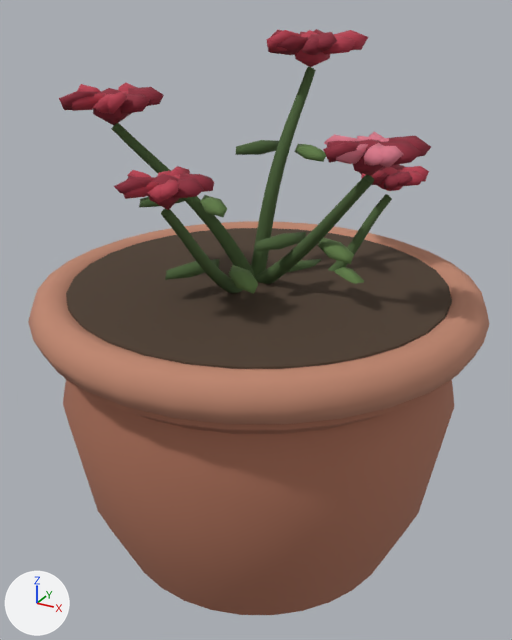
A saved change to the glTF model public/models/rose_planter.glb.
Camera for both pictures: a camera (50 mm lens) standing at (0.356, -0.653, 0.619) and looking at (-0.002, -0.004, 0.294). The lights are fixed; the arrows at lower left show +X, +Y and +Z. The picture after the commit comes second. Vertices at exactly the same position are counted once.

The older version as bpy lines, for what is in view:
```python
mat_mat_000 = principled_material('mat_000')
mat_mat_000.base_color = (0.418, 0.165, 0.102)  # brown #ad715a
mat_mat_000.roughness = 0.87
mat_mat_001 = principled_material('mat_001')
mat_mat_001.base_color = (0.521, 0.238, 0.156)  # brown #bf866e
mat_mat_001.roughness = 0.87
mat_mat_002 = principled_material('mat_002')
mat_mat_002.base_color = (0.0723, 0.0437, 0.0252)  # brown #4c3b2c
mat_mat_002.roughness = 0.95
me_planter_pot = bpy.data.meshes.new('planter_pot')
me_planter_pot.from_pydata(...)  # 2338 vertices, 4338 faces; spans x -0.249..0.249, y -0.249..0.249, z 0.0..0.6
# faces by material slot: [414, 512, 332, 1780, 100, 580, 480, 140]
me_planter_pot.materials.append(mat_mat_000)  # brown #ad715a
me_planter_pot.materials.append(mat_mat_001)  # brown #bf866e
me_planter_pot.materials.append(mat_mat_002)  # brown #4c3b2c
me_planter_pot.materials.append(mat_mat_004)  # dark green #496236
me_planter_pot.materials.append(mat_mat_003)  # green #5f7d45
me_planter_pot.materials.append(mat_mat_006)  # red #8e2739
me_planter_pot.materials.append(mat_mat_005)  # red #b83b4e
me_planter_pot.materials.append(mat_mat_007)  # pink #d9788a
ob_rose_planter = bpy.data.objects.new('rose_planter', me_planter_pot)
ob_rose_planter.location = (0.0, 0.0, 0.0)
```
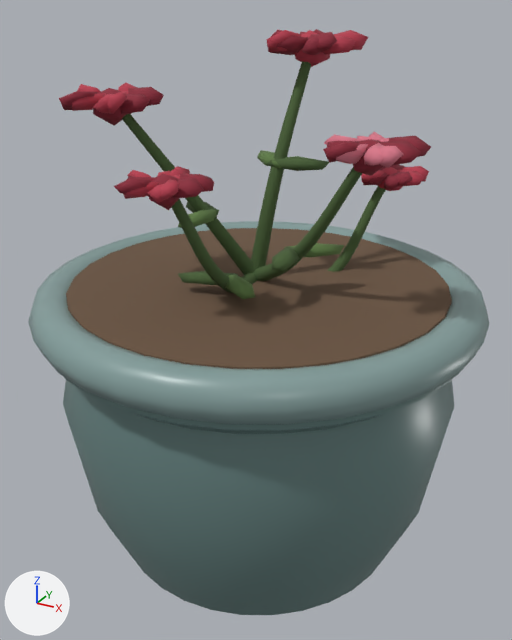
Commit message: Turn the flower pot teal and connect its roses

The edits, one by one:
Material 'mat_000' (mat_mat_000) changes colour from brown #ad715a to greyish cyan #668280; in linear values from (0.418, 0.165, 0.102) to (0.133, 0.223, 0.216).
In material 'mat_000' (mat_mat_000), roughness goes from 0.87 to 0.35.
Material 'mat_001' (mat_mat_001) changes colour from brown #bf866e to greyish cyan #849e9c; in linear values from (0.521, 0.238, 0.156) to (0.231, 0.342, 0.332).
In material 'mat_001' (mat_mat_001), roughness goes from 0.87 to 0.35.
Material 'mat_002' (mat_mat_002) changes colour from brown #4c3b2c to brown #6b5440; in linear values from (0.0723, 0.0437, 0.0252) to (0.147, 0.0887, 0.0513).
me_planter_pot has 2338 vertices, 4338 faces and spans x -0.249..0.249, y -0.249..0.249, z 0.0..0.6.
me_planter_pot is used by ob_rose_planter; location (0.0, 0.0, 0.0).
me_planter_pot part 1: the loose piece of 12 vertices spanning x -0.112..-0.078, y -0.068..-0.002, z 0.422..0.438 is turned 79.4 degrees about the z axis through its middle, then moved by (0.031, 0.022, -0.012).
me_planter_pot part 2: the loose piece of 12 vertices spanning x -0.037..-0.003, y 0.007..0.073, z 0.472..0.488 is turned -53 degrees about the z axis through its middle, then moved by (0.048, -0.006, -0.012).
me_planter_pot part 3: the loose piece of 12 vertices spanning x 0.023..0.057, y -0.058..0.008, z 0.392..0.408 is turned -148.6 degrees about the z axis through its middle, then moved by (0.013, -0.014, -0.012).
me_planter_pot part 4: the loose piece of 12 vertices spanning x -0.057..-0.023, y -0.103..-0.037, z 0.362..0.378 is turned 133 degrees about the z axis through its middle, then moved by (0.013, 0.013, -0.012).
me_planter_pot part 5: the loose piece of 12 vertices spanning x 0.003..0.037, y 0.032..0.098, z 0.332..0.348 is turned -76.5 degrees about the z axis through its middle, then moved by (0.037, -0.022, -0.012).
me_planter_pot part 6: the loose piece of 12 vertices spanning x -0.061..-0.009, y -0.059..-0.011, z 0.422..0.438 is turned 131 degrees about the z axis through its middle, then moved by (-0.011, -0.011, -0.012).
me_planter_pot part 7: the loose piece of 12 vertices spanning x 0.014..0.066, y 0.016..0.064, z 0.472..0.488 is moved by (-0.049, 0.003, -0.012).
me_planter_pot part 8: the loose piece of 12 vertices spanning x 0.074..0.126, y -0.049..-0.001, z 0.392..0.408 is turned -97 degrees about the z axis through its middle, then moved by (-0.034, 0.022, -0.012).
me_planter_pot part 9: the loose piece of 12 vertices spanning x -0.006..0.046, y -0.094..-0.046, z 0.362..0.378 is turned -175.5 degrees about the z axis through its middle, then moved by (-0.01, 0.007, -0.012).
me_planter_pot part 10: the loose piece of 12 vertices spanning x 0.054..0.106, y 0.041..0.089, z 0.332..0.348 is turned -24.9 degrees about the z axis through its middle, then moved by (-0.053, 0.001, -0.012).
me_planter_pot part 11: 783 of 2338 vertices moved; they spanned x -0.134..0.144, y -0.144..0.134, z 0.311..0.562 and now span x -0.134..0.144, y -0.144..0.134, z 0.312..0.587; mean shift (0.0, 0.0, 0.009); largest move (-0.133, -0.071, 0.507) -> (-0.134, -0.071, 0.532).

Changed parts and their boxes [x1, y1, x2, y2] in the pictures (512 x 640 px; the box of a moved part takes in the faces that stretch with it):
'rose_planter', recoloured, surface changed, reshaped: [28, 29, 490, 615] in both
part 1 of me_planter_pot, moved or reshaped: before [139, 197, 185, 207]; after [186, 202, 219, 219]
part 2 of me_planter_pot, moved or reshaped: before [235, 140, 279, 155]; after [265, 156, 329, 171]
part 3 of me_planter_pot, moved or reshaped: before [255, 232, 306, 251]; after [271, 246, 300, 271]
part 4 of me_planter_pot, moved or reshaped: before [165, 259, 220, 280]; after [178, 271, 238, 285]
part 5 of me_planter_pot, moved or reshaped (not visible afterwards): before [288, 259, 321, 272]
part 6 of me_planter_pot, moved or reshaped: before [201, 195, 227, 217]; after [178, 209, 217, 228]
part 7 of me_planter_pot, moved or reshaped: before [294, 144, 326, 162]; after [257, 150, 282, 168]
part 8 of me_planter_pot, moved or reshaped: before [318, 238, 354, 264]; after [284, 243, 344, 257]
part 9 of me_planter_pot, moved or reshaped: before [228, 265, 258, 294]; after [225, 273, 255, 299]
part 10 of me_planter_pot, moved or reshaped (not visible afterwards): before [334, 267, 364, 284]
part 11 of me_planter_pot, moved or reshaped: before [111, 67, 392, 293]; after [122, 62, 386, 293]
